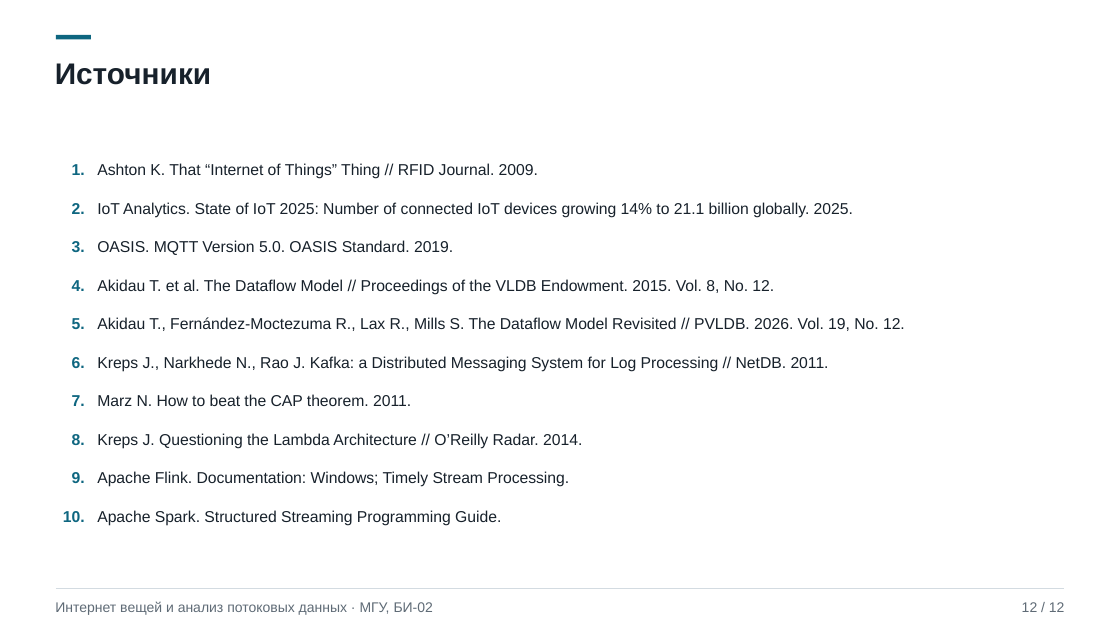
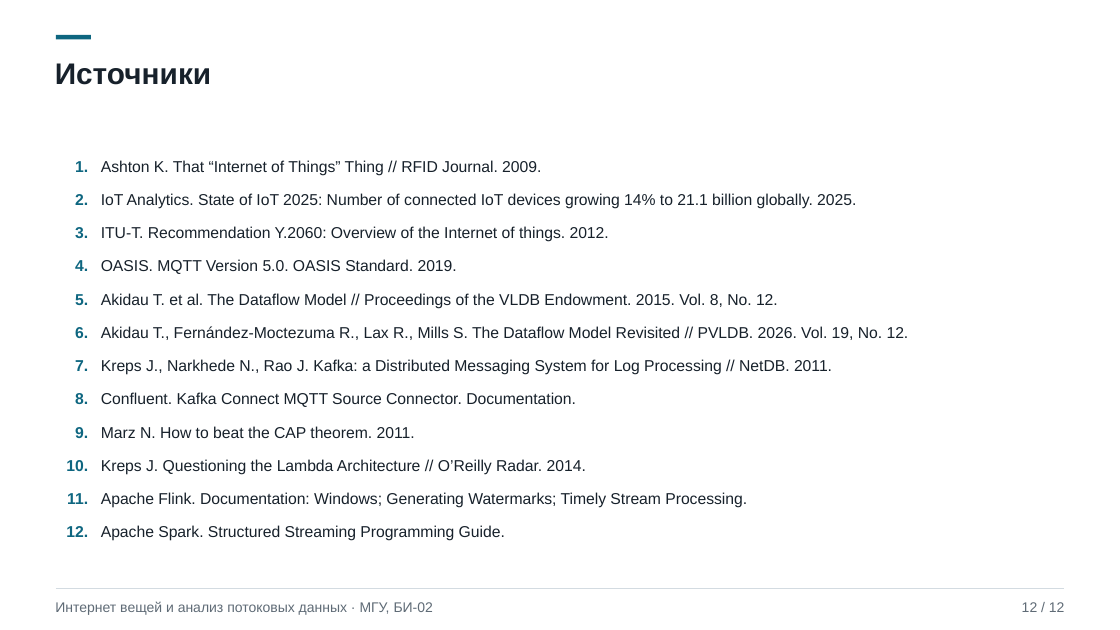
Before and after one commit to shualyyy/downloads-sorter, a slide deck: slide 12 of presentation-iot-streaming/Интернет вещей и анализ потоковых данных.pptx. Drawn at 1120x630 pixels with LibreOffice and Linux fonts; fonts in the diff are those of the drawing. Boxes give left, top, right and bottom in pixels: in the first picture for what was removed or moved away, otherwise in the second. Text is boxed around its words. In the diff, an @@ line names an element or a change of style, - is before the commit and + after.

```diff
--- a/presentation-iot-streaming/Интернет вещей и анализ потоковых данных.pptx
+++ b/presentation-iot-streaming/Интернет вещей и анализ потоковых данных.pptx
@@ text "Ashton K. That “Internet of ...": place and size @@
-text "Ashton K. That “Internet of ..." at (97,163,538,179)
+text "Ashton K. That “Internet of ..." at (101,160,541,176)
@@ text "2.": place and size @@
-text "2." at (72,203,85,214)
+text "2." at (75,194,88,205)
@@ text "IoT Analytics. State of IoT ...": place and size @@
-text "IoT Analytics. State of IoT ..." at (97,202,853,218)
+text "IoT Analytics. State of IoT ..." at (101,193,856,209)
@@ text "3.": place and size @@
-text "3." at (72,241,85,252)
+text "3." at (75,227,88,238)
@@ text "4.": place and size @@
-text "4." at (72,280,85,291)
+text "4." at (75,260,88,271)
@@ text "OASIS. MQTT Version 5.0. OASIS ...": place and size @@
-text "OASIS. MQTT Version 5.0. OASIS ..." at (97,240,453,255)
+text "OASIS. MQTT Version 5.0. OASIS ..." at (101,259,457,274)
@@ text "5.": place and size @@
-text "5." at (72,318,85,329)
+text "5." at (75,294,88,305)
@@ text "Akidau T. et al. The ...": place and size @@
-text "Akidau T. et al. The ..." at (97,279,774,295)
+text "Akidau T. et al. The ..." at (101,293,778,309)
@@ text "6.": place and size @@
-text "6." at (72,357,85,368)
+text "6." at (75,327,88,338)
@@ text "Akidau T., Fernández-Moctezuma R., Lax ...": place and size @@
-text "Akidau T., Fernández-Moctezuma R., Lax ..." at (97,317,905,331)
+text "Akidau T., Fernández-Moctezuma R., Lax ..." at (101,326,909,340)
@@ text "7.": place and size @@
-text "7." at (72,395,85,406)
+text "7." at (75,360,88,371)
@@ text "Kreps J., Narkhede N., Rao ...": place and size @@
-text "Kreps J., Narkhede N., Rao ..." at (97,356,829,372)
+text "Kreps J., Narkhede N., Rao ..." at (101,359,832,375)
@@ text "8.": place and size @@
-text "8." at (72,434,85,445)
+text "8." at (75,393,88,404)
@@ group added at (66,226,609,537): 4 texts @@
+11.
+12.
+ITU-T. Recommendation Y.2060: Overview of the Internet of things. 2012.
+Confluent. Kafka Connect MQTT Source Connector. Documentation.
@@ text "9.": place and size @@
-text "9." at (72,472,85,483)
+text "9." at (75,427,88,438)
@@ text "Marz N. How to beat ...": place and size @@
-text "Marz N. How to beat ..." at (97,394,411,406)
+text "Marz N. How to beat ..." at (101,426,415,438)
@@ text "10.": place and size @@
-text "10." at (63,511,85,522)
+text "10." at (66,460,88,471)
@@ text "Kreps J. Questioning the Lambda ...": place and size @@
-text "Kreps J. Questioning the Lambda ..." at (97,433,582,449)
+text "Kreps J. Questioning the Lambda ..." at (101,459,586,475)
@@ text at (101,492,747,508): text changed @@
-Apache Flink. Documentation: Windows; Timely Stream Processing.
+Apache Flink. Documentation: Windows; Generating Watermarks; Timely Stream Processing.
@@ text "Apache Spark. Structured Streaming Programming ...": place and size @@
-text "Apache Spark. Structured Streaming Programming ..." at (97,510,501,526)
+text "Apache Spark. Structured Streaming Programming ..." at (101,525,505,541)
```
Also in this commit, not shown: 11 other slides changed, 1 other file.
